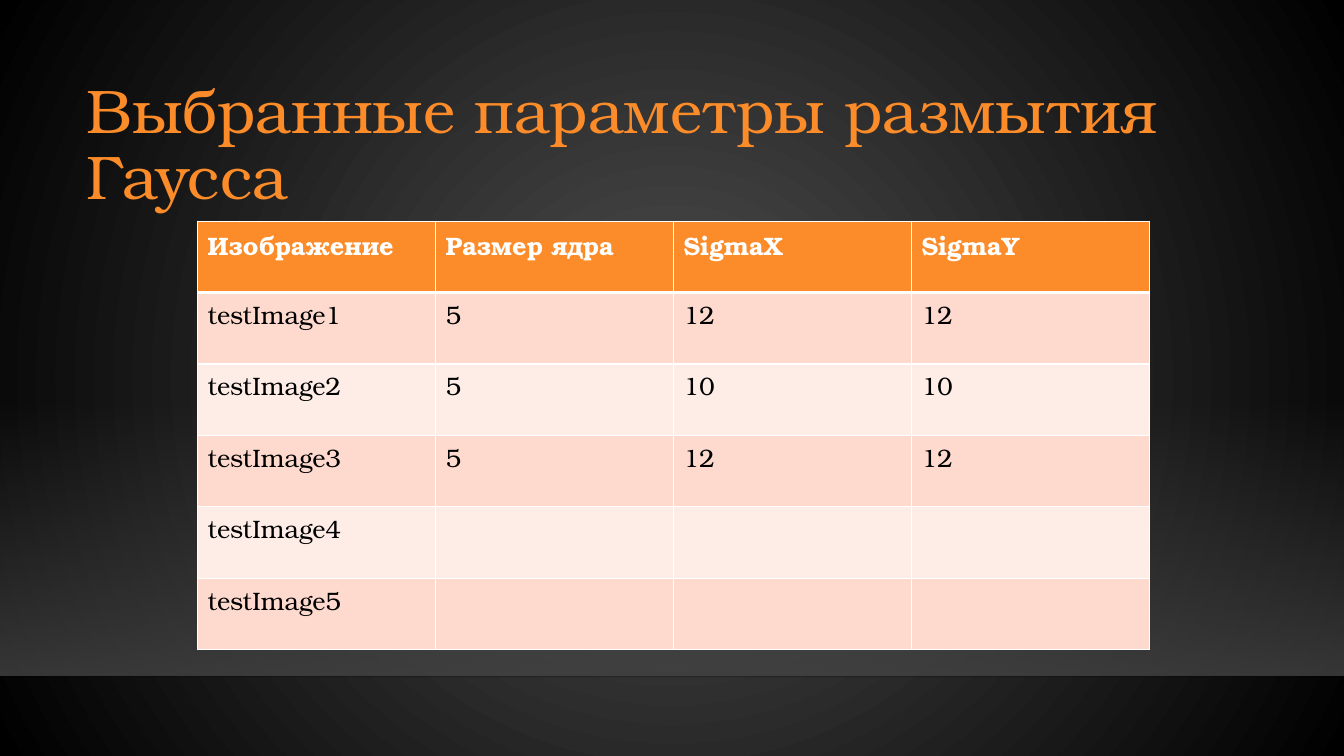
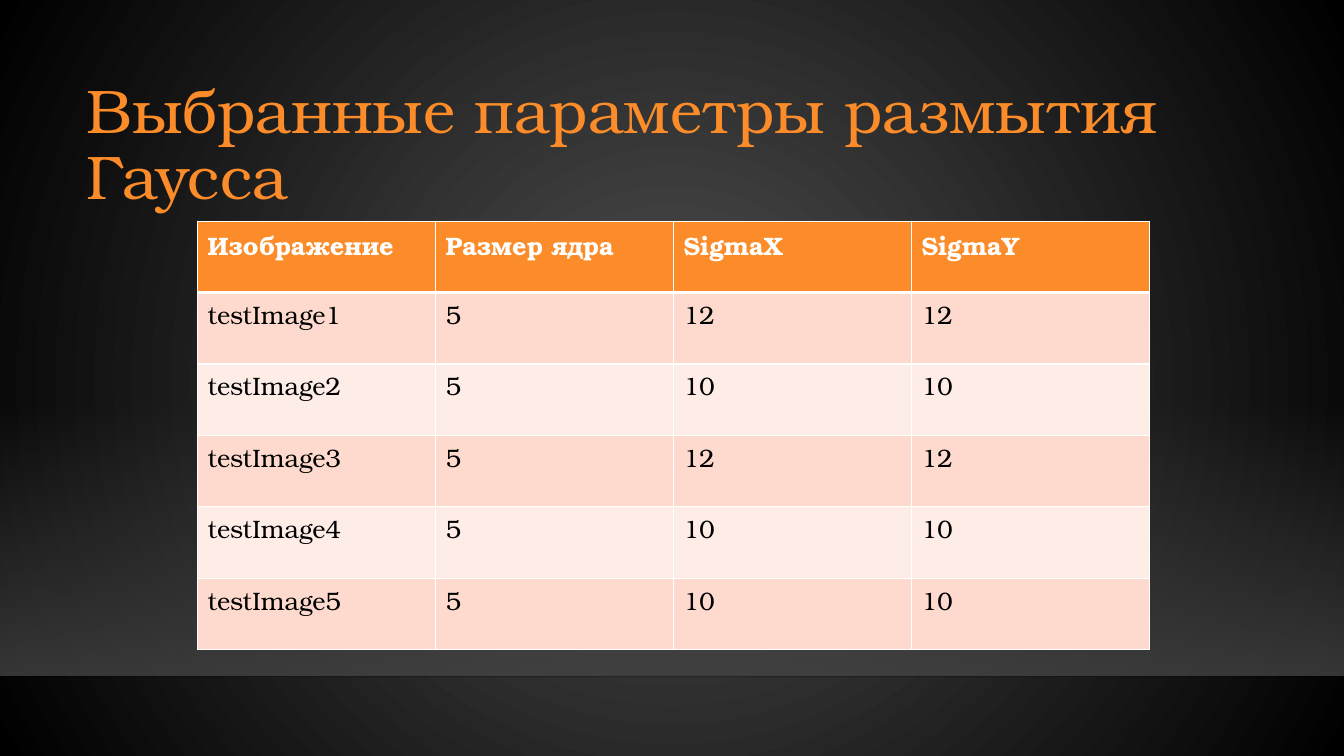
Before and after one commit to Murlocki/acom, a slide deck: slide 7 of iz2/Презентация.pptx. Drawn at 1344x756 pixels with LibreOffice and Linux fonts; fonts in the diff are those of the drawing; background and template pictures are left out. Boxes give left, top, right and bottom in pixels: in the first picture for what was removed or moved away, otherwise in the second. Text is boxed around its words. In the diff, an @@ line names an element or a change of style, - is before the commit and + after.

```diff
--- a/iz2/Презентация.pptx
+++ b/iz2/Презентация.pptx
@@ table at [198, 221, 1149, 649] @@
-row 5: testImage4 |  |  | 
+row 5: testImage4 | 5 | 10 | 10
-row 6: testImage5 |  |  | 
+row 6: testImage5 | 5 | 10 | 10
```
Also in this commit, not shown: 3 other slides changed, 31 slides added, 5 other files.
